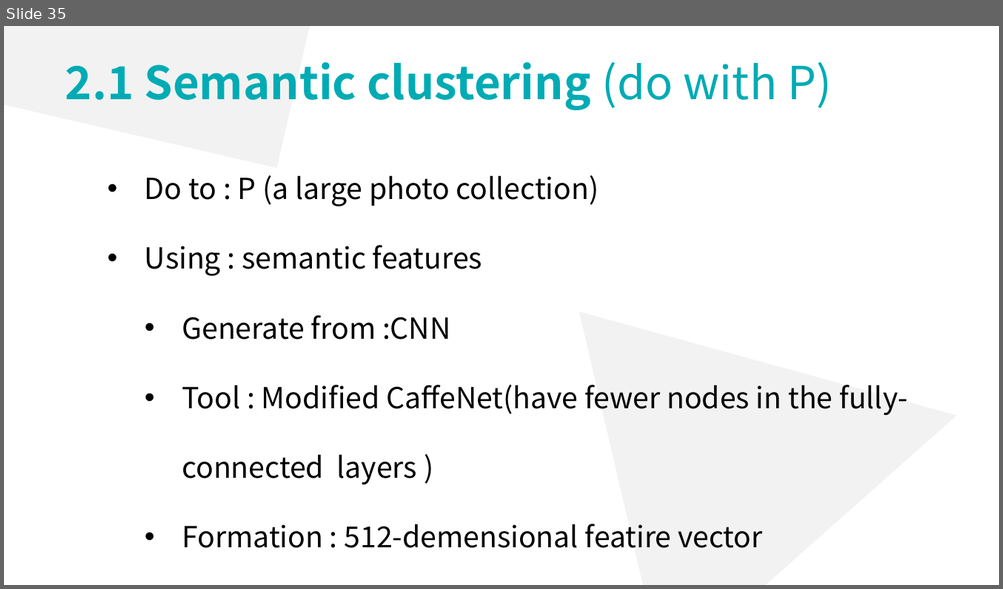
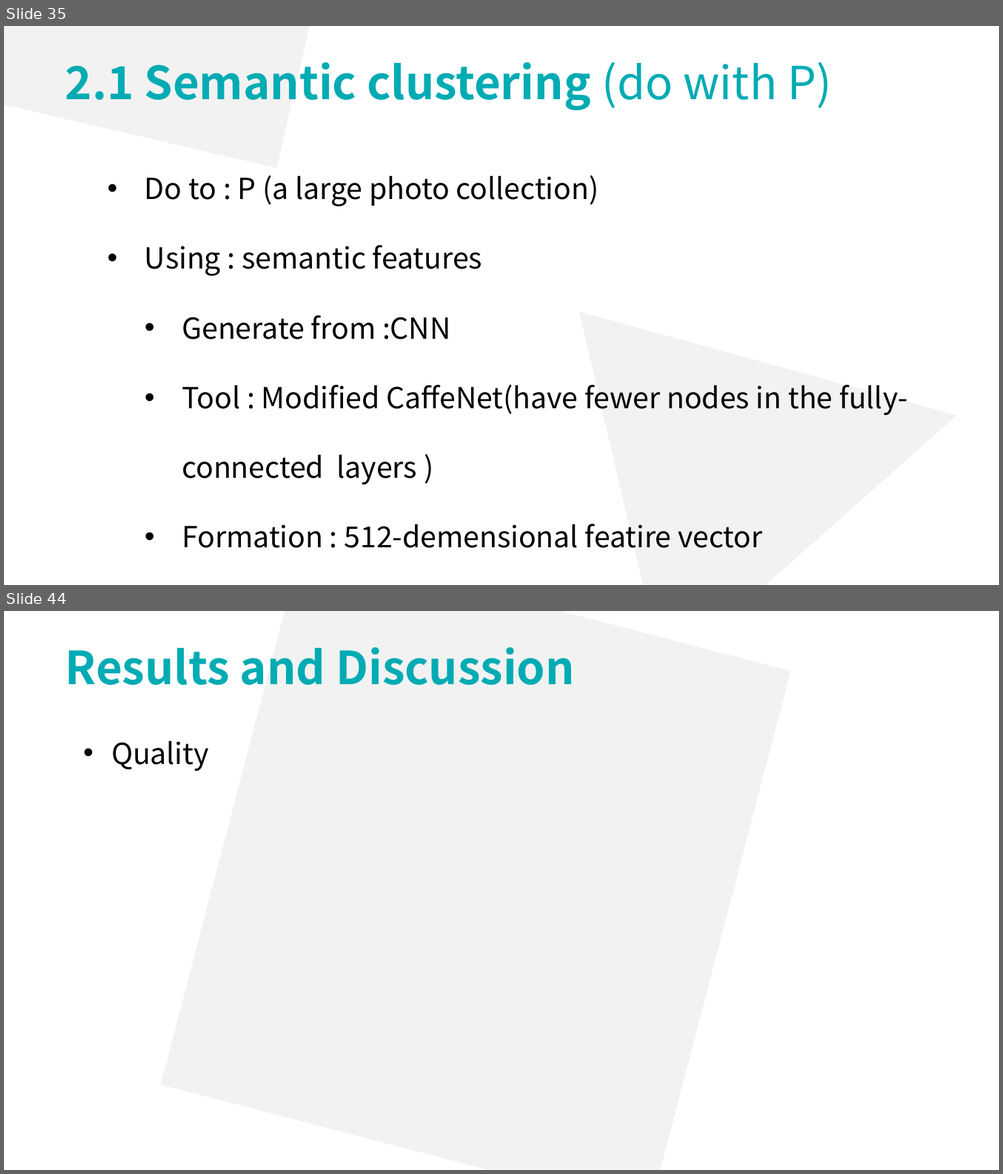
Before and after one commit to lsyoath/sheepy, a slide deck: ComputerVision.pptx. Shown one above the other, each under a label of ours: slide 35 before the commit, slides 35 and 44 after it; the slides between them are not shown. The pictures are 1003x589 and 1003x1174 pixels, drawn with LibreOffice and Linux fonts; fonts in the diff are those of the drawing. Boxes give left, top, right and bottom in pixels: in the first picture for what was removed or moved away, otherwise in the second. Text is boxed around its words. In the diff, an @@ line names an element or a change of style, - is before the commit and + after.

```diff
--- a/ComputerVision.pptx
+++ b/ComputerVision.pptx
@@ slide 44 added at <box>4,611,999,1170</box>, background #FFFFFF @@
@@ rectangle added at <box>161,611,791,1170</box>, fill #F2F2F2 @@
@@ text added at <box>65,647,575,685</box>, 44 pt, text #00ABB4, bold @@
+Results and Discussion
@@ text added at <box>111,741,209,771</box>, 28 pt, text #000000 @@
+• Quality
```
Also in this commit, not shown: 3 slides changed, 7 other slides added.
